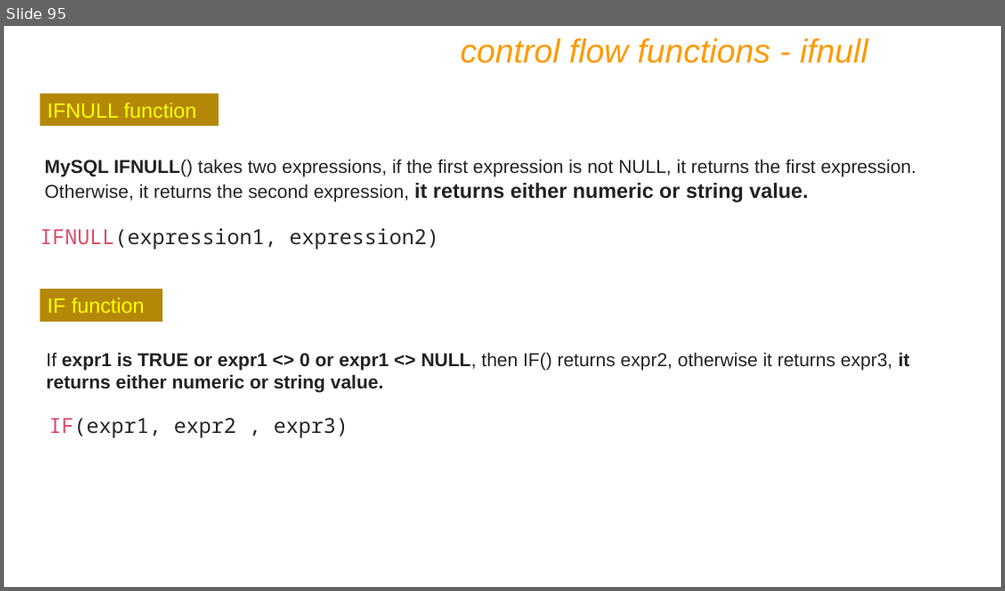
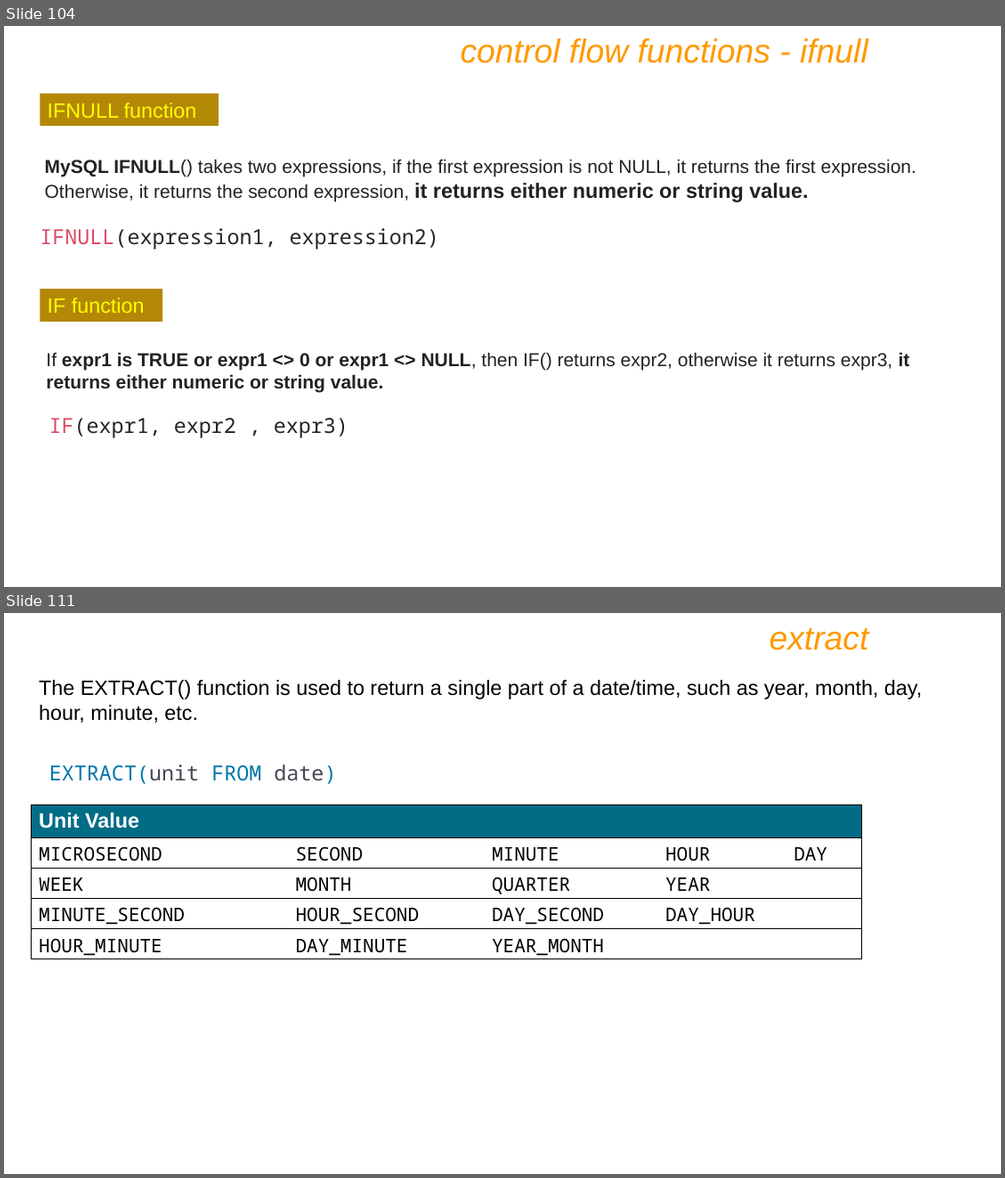
Before and after one commit to Nilesh-Parit/DBT, a slide deck: IET MySQL PPT Ver9.pptx. Shown one above the other, each under a label of ours: slide 95 before the commit, slides 104 and 111 after it; the slides between them are not shown. The pictures are 1005x591 and 1005x1178 pixels, drawn with LibreOffice and Linux fonts; fonts in the diff are those of the drawing. Boxes give left, top, right and bottom in pixels: in the first picture for what was removed or moved away, otherwise in the second. Text is boxed around its words. In the diff, an @@ line names an element or a change of style, - is before the commit and + after.

```diff
--- a/IET MySQL PPT Ver9.pptx
+++ b/IET MySQL PPT Ver9.pptx
@@ slide 111 added at (4, 613, 1001, 1174), background #FFFFFF @@
@@ text added at (769, 628, 869, 650), 32 pt, text #FF9900, italic @@
+extract
@@ text added at (39, 680, 922, 722), 20 pt, text #000000 @@
+The EXTRACT() function is used to return a single part of a date/time, such as year, month, day, hour, minute, etc.
@@ text added at (49, 764, 336, 784), 20 pt, text #0077AA @@
+EXTRACT(unit FROM date)
@@ table added at (32, 805, 863, 959), 5 rows, 5 columns @@
+Unit Value |  |  |  | 
+MICROSECOND | SECOND | MINUTE | HOUR | DAY
+WEEK | MONTH | QUARTER | YEAR | 
+MINUTE_SECOND | HOUR_SECOND | DAY_SECOND | DAY_HOUR | 
+HOUR_MINUTE | DAY_MINUTE | YEAR_MONTH |  | 
@@ what was slide 95 is now slide 104 @@
```
Also in this commit, not shown: 4 slides changed, 27 other slides added.
